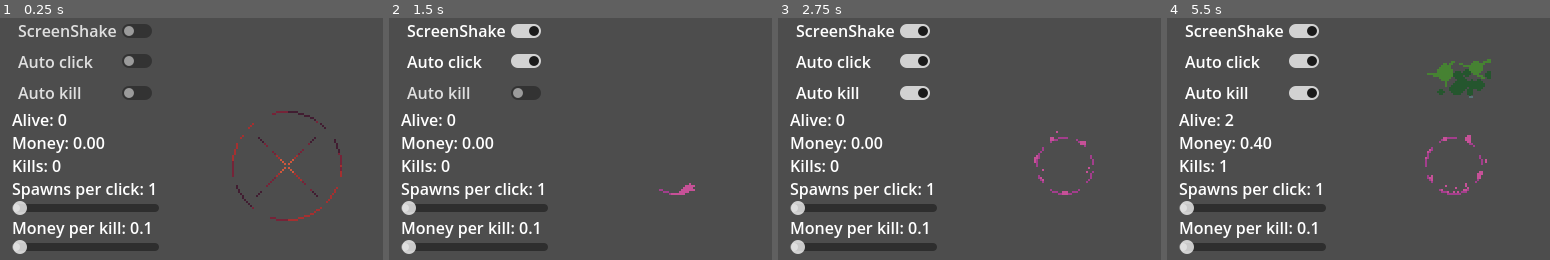
Above: before the commit, frames 1-4 (left to right).
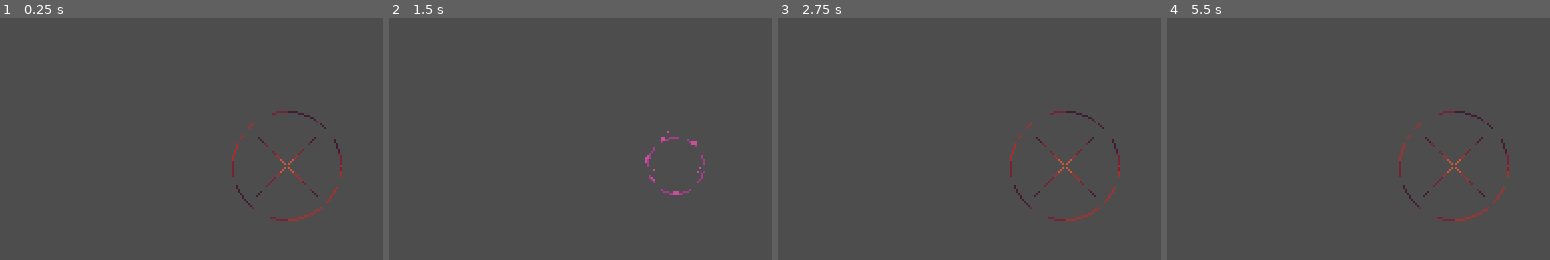
Above: after the commit, the same moments.

Repository: Jin9310/LudumDare55
Game: Godot game, scene res://NewGame/new_game.tscn
Two runs of this game, one before a commit and one after it. Both use one fixed random seed, a clock stepped at 60 frames per second and the inputs below.
Inputs (mouse positions are in pixels of both pictures, inside the frame that each line leads up to):
- Up to frame 1 (0.25 s): no input
- Up to frame 2 (1.5 s): click (473, 30) at 0.5 s, where only the run before the commit has a clickable "ScreenShake"; click (473, 61) at 1.25 s, where only the run before the commit has a clickable "Auto click"
- Up to frame 3 (2.75 s): click (862, 93) at 2 s, where only the run before the commit has a clickable "Auto kill"
- Up to frame 4 (5.5 s): tap Enter (ui_accept) at 2.75 s; drag from (1454, 165) to (1511, 93) at 2.77 s; drag from (1419, 90) to (1454, 165) at 3.52 s; move the mouse to (1458, 85) at 4.27 s; hold D (move_right) 4.28-5 s; tap Space at 4.35 s; click (1458, 85) at 4.42 s; drag from (1427, 230) to (1281, 117) at 5.02 s

The runs differ from the first frame. In frame 1, 8.0% of the frame differs, in the area x 3-42%, y 2-98%; in frame 2, 8.5%; in frame 3, 9.2%; in frame 4, 10%, in the area x 3-90%, y 2-98%.

Commit message:
hide/show debug panel

Diff:
--- a/HUD/hud.gd
+++ b/HUD/hud.gd
@@ -1,6 +1,9 @@
 extends CanvasLayer
 
 @onready var gm: Node = get_node("/root/GameManager")
+
+var debug_panel: bool = false
+
 
 ##HUD to hold the prices??
 ## fixed prices ##
@@ -14,6 +17,10 @@
 var click_money_upgrade: float = 0
 
 func _process(delta):
+
+	if Input.is_action_just_pressed("debug_panel"): #Debug panel for testing
+		debug_panel = !debug_panel #press H to show/hide debug
+		show_hide_debug()
 
 	var rounded_money = gm.usable_money
 
@@ -40,3 +47,10 @@
 	if gm.usable_money >= auto_kill_price:
 		gm.auto_kill_acolytes = !gm.auto_kill_acolytes
 		gm.usable_money -= auto_kill_price
+
+func show_hide_debug():
+	var tween: Tween = get_tree().create_tween()
+	if debug_panel == true:
+		tween.tween_property(%MarginContainer, "position", Vector2(0,0), .5)
+	else:
+		tween.tween_property(%MarginContainer, "position", Vector2(-200,0), .5)
--- a/HUD/hud.tscn
+++ b/HUD/hud.tscn
@@ -20,6 +20,8 @@
 anchors_preset = 15
 anchor_right = 1.0
 anchor_bottom = 1.0
+offset_left = -200.0
+offset_right = -200.0
 grow_horizontal = 2
 grow_vertical = 2
 theme_override_constants/margin_left = 12
--- a/Scenes/spawning_area.gd
+++ b/Scenes/spawning_area.gd
@@ -77,6 +77,5 @@
 	animPlayer.play("auto_click")
 
 func animation_ended():
-	print("animation ended")
 	auto_anim_start_ended= true
 	auto_click_anim()
--- a/project.godot
+++ b/project.godot
@@ -144,6 +144,11 @@
 "events": [Object(InputEventMouseButton,"resource_local_to_scene":false,"resource_name":"","device":-1,"window_id":0,"a …(259 unchanged characters)…
 ]
 }
+debug_panel={
+"deadzone": 0.5,
+"events": [Object(InputEventKey,"resource_local_to_scene":false,"resource_name":"","device":-1,"window_id":0,"alt_pressed":false,"shift_pressed":false,"ctrl_pressed":false,"meta_pressed":false,"pressed":false,"keycode":0,"physical_keycode":72,"key_label":0,"unicode":104,"echo":false,"script":null)
+]
+}
 
 [layer_names]
 
Binary file changed: Art/SourceFiles/summoning_circle.ase
